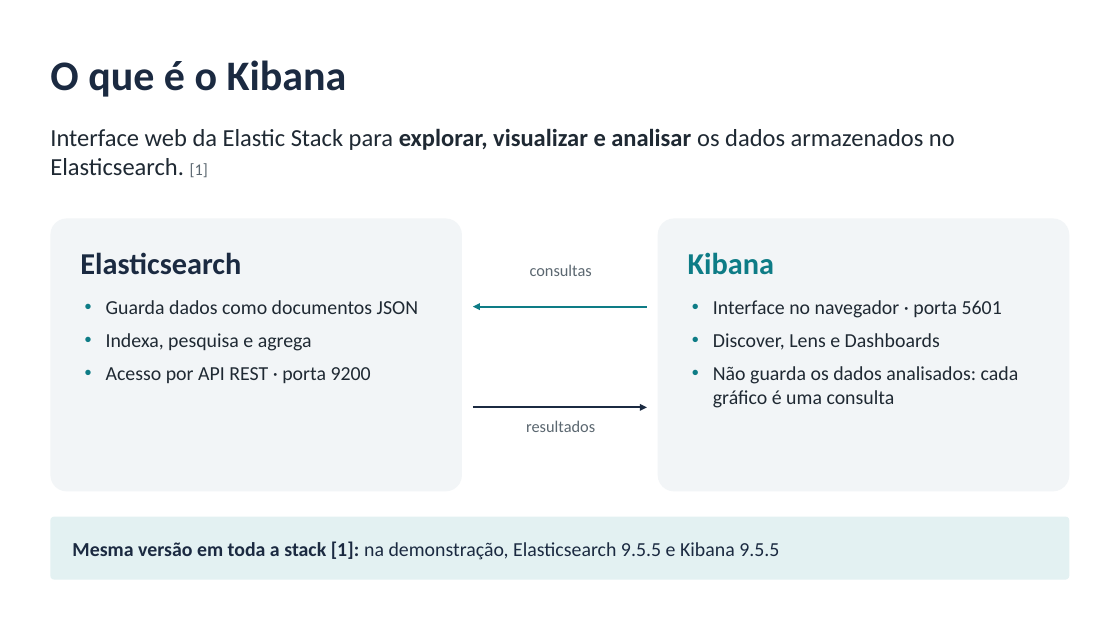
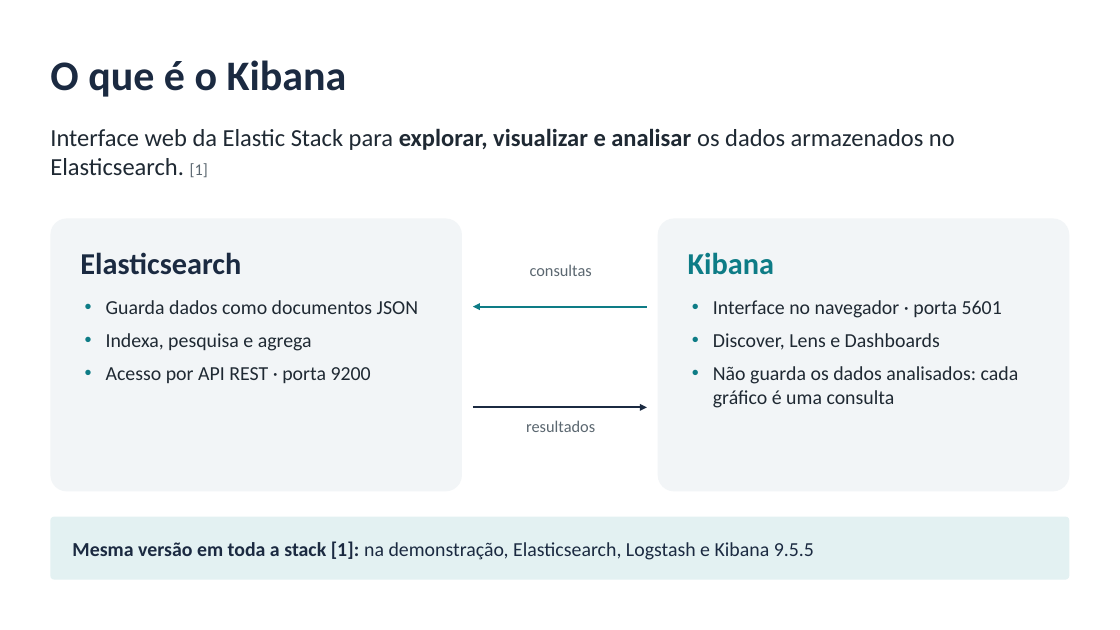
Before and after one commit to LuidyOn/Seminario_Kibana, a slide deck: slide 3 of slides/seminario_kibana.pptx. Drawn at 1120x630 pixels with LibreOffice and Linux fonts; fonts in the diff are those of the drawing. Boxes give left, top, right and bottom in pixels: in the first picture for what was removed or moved away, otherwise in the second. Text is boxed around its words. In the diff, an @@ line names an element or a change of style, - is before the commit and + after.

Commit message:
Atualiza documentação e slides para a demonstração com eventos reais
- README, conteúdo do seminário, roteiros e referências passam a
  descrever o fluxo Windows -> coletor -> Logstash -> Elasticsearch ->
  Kibana, com o que é e o que não é coletado
- Roteiro da demonstração com checklist de primeira validação no
  computador da apresentação, diagnóstico e contingência
- Apresentação regenerada: 12 slides editáveis, só com formas nativas,
  sem imagens nem dados reais

Os arquivos da demonstração anterior, com dados fictícios, permanecem
no repositório até a validação completa do novo fluxo.

```diff
--- a/slides/seminario_kibana.pptx
+++ b/slides/seminario_kibana.pptx
@@ text in rounded rectangle at bbox=[72, 541, 814, 560]: text changed @@
-Mesma versão em toda a stack [1]: na demonstração, Elasticsearch 9.5.5 e Kibana 9.5.5
+Mesma versão em toda a stack [1]: na demonstração, Elasticsearch, Logstash e Kibana 9.5.5
```
Also in this commit, not shown: 6 other slides changed, 5 slides added, 5 slides removed, 6 other files.
